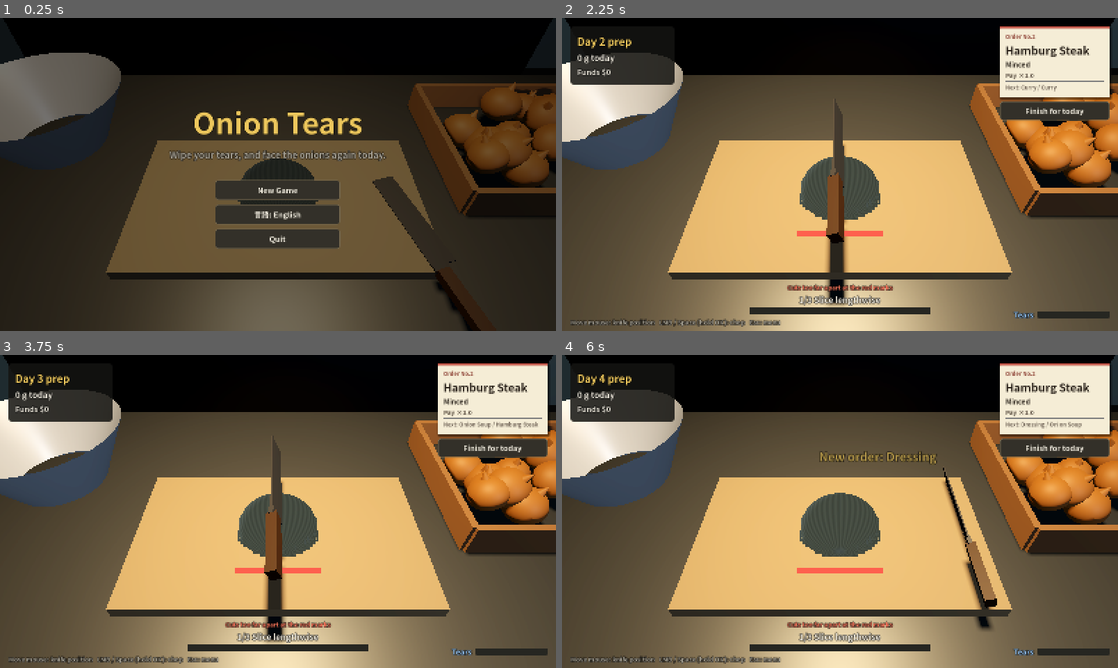
Above: before the commit, frames 1-4 (two rows, left to right).
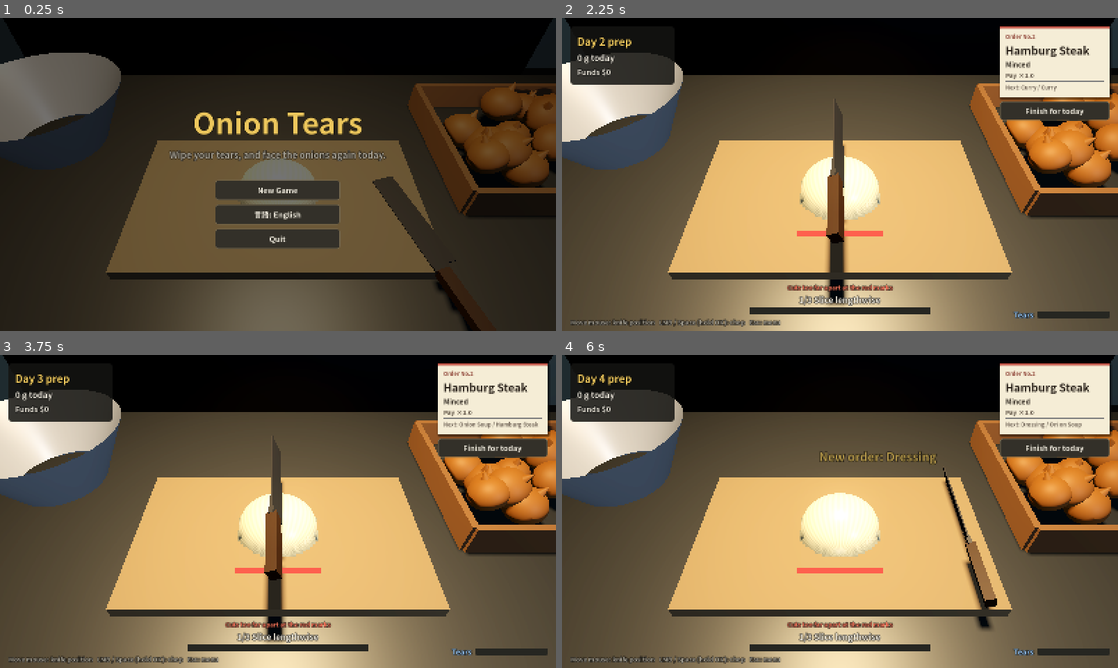
Above: after the commit, the same moments.

Repository: decopon-7/-
Game: Godot game, scene res://scenes/main.tscn
The game is run twice, just before and just after one commit, with the same random seed, the same clock (stepped at 60 frames per second) and the same inputs.
Inputs (mouse positions are in pixels of both pictures, inside the frame that each line leads up to):
- Up to frame 1 (0.25 s): no input
- Up to frame 2 (2.25 s): click "New Game" at 0.5 s; click "Finish for today" at 1.25 s; click "Start prep" at 2 s
- Up to frame 3 (3.75 s): click "Finish for today" at 2.75 s; click "Start prep" at 3.5 s
- Up to frame 4 (6 s): click "Finish for today" at 4.25 s; click "Start prep" at 5 s; tap Enter at 5.75 s; move the mouse to (962, 495) at 5.77 s; click (962, 495) at 5.92 s

The runs differ from the first frame. In frame 1, 0.9% of the frame differs, in the area x 42-58%, y 44-60%; in frame 2, 1.8%; in frame 3, 1.8%; in frame 4, 2.4%, in the area x 42-58%, y 44-65%.

Commit message:
玉ねぎが実機GPUで一部欠ける不具合を、自分の環境で再現した上で修正
report後、自分でも実際にまっさらな（1回も切っていない）玉ねぎを描画して
確認したところ、こちらのソフトウェアレンダラーでも同じ三日月状の欠けを
再現できた（切った後の状態しかスクリーンショットで確認していなかった
ため見落としていた）。頂点データ・法線は数値的に正しいことを確認済みで、
原因はバックフェースカリング：手作りメッシュの三角形の向き判定が
場所によって食い違い、半分近くが裏面として消えていた。

- onion.gdshader: cull_disabled を指定して両面を常時描画し、
  FRONT_FACING に応じて法線を反転して正しく陰影をつける（確実な対処）
- onion.gd: 向き判定の基準を固定の「上向き」から、その場所の実際の
  法線に変更（保険としてより正確に）
- dev_screenshot.gd: 「1回も切っていない状態」を単体で確認できる
  fresh ショットを追加（今回の不具合はこれがないと再現できなかった）

Co-Authored-By: Claude Sonnet 5 <noreply@anthropic.com>
Claude-Session: https://claude.ai/code/session_01Fz9qy8KHkDBY9XhjKQFu2R

Diff:
--- a/scripts/dev_screenshot.gd
+++ b/scripts/dev_screenshot.gd
@@ -1,6 +1,7 @@
 # 開発用：コマンドラインから画面写真を撮って終了する。
 #   godot --path . -- --shot=mince --out=/tmp/mince.png --lang=ja
-# shot の種類: title / cut / mince / shop　（--order=soup などで注文を指定できる）
+# shot の種類: title / cut / mince / shop / fresh　（--order=soup などで注文を指定できる）
+#   fresh: 1回も切っていない、まっさらな玉ねぎ（回転・スケールが落ち着いた状態）
 extends Node
 
 var _args := {}
@@ -61,6 +62,11 @@
 			main.tears = 0.85
 		if _frame == 150 and shot == "cut":
 			main._knife_x = o.global_position.x + 0.012
+	if _frame == 90 and shot == "fresh":
+		var img := get_viewport().get_texture().get_image()
+		img.save_png(_args.get("out", "user://shot.png"))
+		print("saved fresh screenshot")
+		get_tree().quit()
 	if _frame == 12 and shot == "shop":
 		main.grams_today = 300
 		main.earned_today = 45
--- a/scripts/onion.gd
+++ b/scripts/onion.gd
@@ -411,8 +411,15 @@
 			var p11: Vector3 = grid[a + 1][b + 1]
 			if p00.y + p10.y + p01.y + p11.y < 0.0005:
 				continue
-			_tri(p00, p10, p11, _surface_normal(p00), _surface_normal(p10), _surface_normal(p11), Vector3.UP)
-			_tri(p00, p11, p01, _surface_normal(p00), _surface_normal(p11), _surface_normal(p01), Vector3.UP)
+			# 曲面なので「上向き」固定ではなく、その三角形の実際の法線を向きの基準にする
+			# （表裏の最終的な保険は onion.gdshader の cull_disabled 側だが、
+			#   向き判定自体もできるだけ正確にしておく）
+			var n00 := _surface_normal(p00)
+			var n10 := _surface_normal(p10)
+			var n01 := _surface_normal(p01)
+			var n11 := _surface_normal(p11)
+			_tri(p00, p10, p11, n00, n10, n11, (n00 + n10 + n11).normalized())
+			_tri(p00, p11, p01, n00, n11, n01, (n00 + n11 + n01).normalized())
 
 	# 切り口（4辺）
 	var left := []
--- a/shaders/onion.gdshader
+++ b/shaders/onion.gdshader
@@ -2,9 +2,9 @@
 // UV / UV2 に「切る前の位置」が入っていて、そこから層（同心円の輪）を描く。
 // 外側は薄皮の表面、切り口には年輪のような層が見える。
 shader_type spatial;
-// 手作りメッシュ（onion.gd）の三角形は向き（表裏）の判定を自前で行っており、
-// 実機のGPU（Vulkan等）では逆向きの三角形が裏面としてカリングされ、
-// 一部が欠けて見えることがあったため、両面とも常に描画する。
+// 手作りメッシュ（onion.gd）は三角形ごとに向き（表裏）を計算しているが、
+// 実機のGPUでバックフェースカリングにより一部が消える不具合があったため、
+// 向きに関係なく常に両面を描画する。裏側は法線を反転させて正しく陰影をつける。
 render_mode cull_disabled;
 
 uniform vec3 radii = vec3(0.08, 0.07, 0.072);
@@ -20,6 +20,8 @@
 }
 
 void fragment() {
+	vec3 n = FRONT_FACING ? NORMAL : -NORMAL;
+	NORMAL = n;
 	vec3 q = orig / radii;
 	float r = length(q);
 
